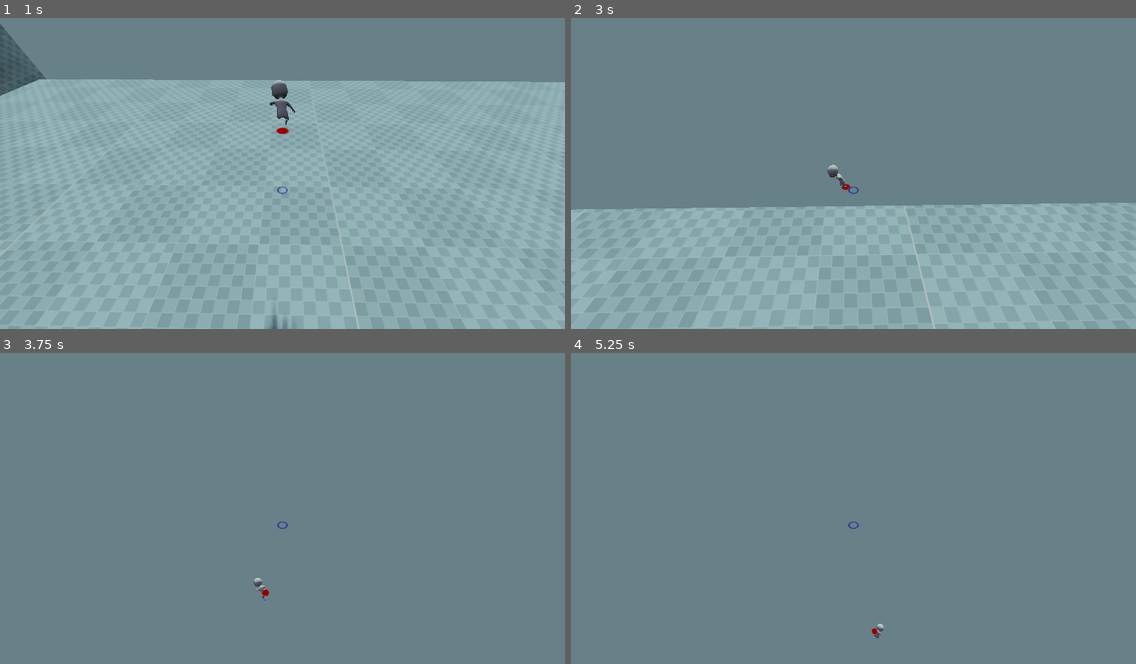
Above: before the commit, frames 1-4 (two rows, left to right).
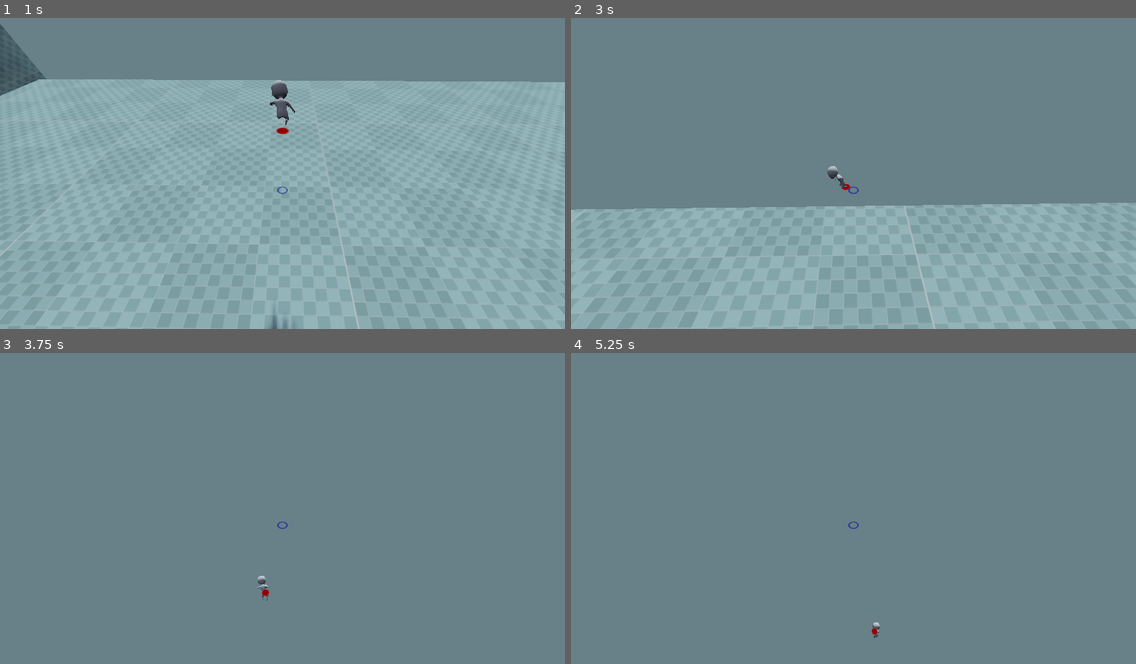
Above: after the commit, the same moments.

Repository: chafmere/Godot-3d-Controller
Game: Godot game, scene res://test scene.tscn
Two runs of this game, one before a commit and one after it. Both use one fixed random seed, a clock stepped at 60 frames per second and the inputs below.
Inputs (mouse positions are in pixels of both pictures, inside the frame that each line leads up to):
- Up to frame 1 (1 s): tap Enter (ui_accept) at 0.5, 0.77 s; move the mouse to (276, 176) at 0.52 s; hold Up (ui_up) from 0.53 s (still down); tap C (dodge) at 0.6 s
- Up to frame 2 (3 s): move the mouse to (893, 173) at 1.27 s; tap C (dodge) at 1.35, 2.3, 2.85 s; tap Enter (ui_accept) at 1.52 s; move the mouse to (808, 167) at 2.02 s; hold Shift (sprintKey) 2.03-2.78 s; move the mouse to (859, 170) at 2.77 s; release Up (ui_up) at 2.78 s; hold Left (ui_left) from 2.78 s (still down)
- Up to frame 3 (3.75 s): tap Enter (ui_accept) at 3.02 s; move the mouse to (259, 499) at 3.52 s; release Left (ui_left) at 3.53 s; hold Up (ui_up) from 3.53 s (still down); tap C (dodge) at 3.6 s
- Up to frame 4 (5.25 s): tap Enter (ui_accept) at 3.77, 4.52, 5 s; tap Escape (ui_cancel) at 4.15 s; move the mouse to (977, 489) at 4.27 s; release Up (ui_up) at 4.28 s; hold Right (ui_right) 4.28-5.03 s; tap Shift (sprintKey) at 4.35 s; tap C (dodge) at 4.55, 5.1 s; move the mouse to (740, 520) at 5.02 s; hold Up (ui_up) from 5.03 s (still down)

Frame 1 is identical in both runs. In frame 2, less than 0.1% of the frame differs, in the area x 45-49%, y 47-55%; in frame 3, less than 0.1%, in the area x 44-48%, y 71-80%; in frame 4, less than 0.1%.

Commit message:
JoyStick Camera
Completed JoyStick Camera Controls

Diff:
--- a/Character/Character.tscn
+++ b/Character/Character.tscn
@@ -773,75 +773,75 @@
 } ]
 }
 
-[sub_resource type="CapsuleShape" id=2]
+[sub_resource type="CapsuleShape" id=3]
 radius = 0.900972
 height = 2.66369
 
-[sub_resource type="AnimationNodeAnimation" id=3]
+[sub_resource type="AnimationNodeAnimation" id=4]
 animation = "Sprinting Forward Roll"
 
-[sub_resource type="AnimationNodeAnimation" id=4]
+[sub_resource type="AnimationNodeAnimation" id=5]
 animation = "Roll"
 
-[sub_resource type="AnimationNodeOneShot" id=5]
-
-[sub_resource type="AnimationNodeAnimation" id=6]
+[sub_resource type="AnimationNodeOneShot" id=6]
+
+[sub_resource type="AnimationNodeAnimation" id=7]
 animation = "sprint-loop"
 
-[sub_resource type="AnimationNodeAnimation" id=19]
+[sub_resource type="AnimationNodeAnimation" id=8]
 animation = "Idle1-loop"
 
-[sub_resource type="AnimationNodeBlend2" id=8]
-
-[sub_resource type="AnimationNodeAnimation" id=9]
+[sub_resource type="AnimationNodeBlend2" id=9]
+
+[sub_resource type="AnimationNodeAnimation" id=10]
 animation = "Running5-loop"
 
-[sub_resource type="AnimationNodeBlend2" id=10]
-
-[sub_resource type="AnimationNodeBlendTree" id=11]
+[sub_resource type="AnimationNodeBlend2" id=11]
+
+[sub_resource type="AnimationNodeBlendTree" id=12]
 graph_offset = Vector2( 0, -6 )
-nodes/Animation/node = SubResource( 4 )
+nodes/Animation/node = SubResource( 5 )
 nodes/Animation/position = Vector2( 480, 240 )
-nodes/Roll/node = SubResource( 5 )
+nodes/Roll/node = SubResource( 6 )
 nodes/Roll/position = Vector2( 680, 60 )
-nodes/Sprint/node = SubResource( 6 )
+nodes/Sprint/node = SubResource( 7 )
 nodes/Sprint/position = Vector2( 280, 240 )
-nodes/idle/node = SubResource( 19 )
+nodes/idle/node = SubResource( 8 )
 nodes/idle/position = Vector2( 100, 80 )
-nodes/idleBlend/node = SubResource( 8 )
+nodes/idleBlend/node = SubResource( 9 )
 nodes/idleBlend/position = Vector2( 280, 60 )
 nodes/output/position = Vector2( 860, 60 )
-nodes/run/node = SubResource( 9 )
+nodes/run/node = SubResource( 10 )
 nodes/run/position = Vector2( 80, 200 )
-nodes/sprintBlend/node = SubResource( 10 )
+nodes/sprintBlend/node = SubResource( 11 )
 nodes/sprintBlend/position = Vector2( 480, 60 )
 node_connections = [ "output", 0, "Roll", "Roll", 0, "sprintBlend", "Roll", 1, "Animation", "idleBlend", 0, "idle", "idleBlend", 1, "run", "sprintBlend", 0, "idleBlend", "sprintBlend", 1, "Sprint" ]
 
-[sub_resource type="AnimationNodeAnimation" id=12]
+[sub_resource type="AnimationNodeAnimation" id=13]
 animation = "Jump2-loop"
 
-[sub_resource type="AnimationNodeStateMachineTransition" id=13]
-
 [sub_resource type="AnimationNodeStateMachineTransition" id=14]
 
 [sub_resource type="AnimationNodeStateMachineTransition" id=15]
 
 [sub_resource type="AnimationNodeStateMachineTransition" id=16]
+
+[sub_resource type="AnimationNodeStateMachineTransition" id=17]
 switch_mode = 2
 auto_advance = true
 
-[sub_resource type="AnimationNodeStateMachine" id=17]
-states/dodge/node = SubResource( 3 )
+[sub_resource type="AnimationNodeStateMachine" id=18]
+states/dodge/node = SubResource( 4 )
 states/dodge/position = Vector2( 760, 124 )
-states/idlerun/node = SubResource( 11 )
+states/idlerun/node = SubResource( 12 )
 states/idlerun/position = Vector2( 522, 124 )
-states/jump/node = SubResource( 12 )
+states/jump/node = SubResource( 13 )
 states/jump/position = Vector2( 522, 291 )
-transitions = [ "idlerun", "jump", SubResource( 13 ), "jump", "idlerun", SubResource( 14 ), "idlerun", "dodge", SubResource( 15 ), "dodge", "idlerun", SubResource( 16 ) ]
+transitions = [ "idlerun", "jump", SubResource( 14 ), "jump", "idlerun", SubResource( 15 ), "idlerun", "dodge", SubResource( 16 ), "dodge", "idlerun", SubResource( 17 ) ]
 start_node = "idlerun"
 graph_offset = Vector2( 152, 47 )
 
-[sub_resource type="AnimationNodeStateMachinePlayback" id=18]
+[sub_resource type="AnimationNodeStateMachinePlayback" id=19]
 
 [node name="character" type="KinematicBody"]
 script = ExtResource( 5 )
--- a/Character/trackerSpacial.gd
+++ b/Character/trackerSpacial.gd
@@ -18,6 +18,13 @@
 var mouseSensitivity = cameraMouseSensitivity * 40
 var cameraControl
 
+##JoyStick Control
+var joyAxis: Vector3
+var joyPressure: Vector3
+var joyAxisVelocity: Vector3
+var joySensitivity = .03
+var tryJoyStick: bool
+
 
 func _ready():
 	set_as_toplevel(true)
@@ -33,6 +40,17 @@
 	cameraTween.interpolate_property(tracker,"translation", cameraPos, targetPosition, cameraSpeed,Tween.TRANS_LINEAR,Tween.EASE_IN_OUT)
 	cameraTween.start()
 
+	if cameraControl:
+		joyAxis.y = Input.get_action_strength("rightStickUp")-Input.get_action_strength("rightStickDown")
+		joyAxis.x = Input.get_action_strength("rightStickRight")-Input.get_action_strength("rightStickLeft")
+		joyAxis = joyAxis.normalized()
+
+		if joyAxis != Vector3.ZERO:
+			tryJoyStick = true
+
+		if tryJoyStick:
+			setJoyStickVelocity(delta)
+
 
 func _on_character_currentState(state):
 	match state:
@@ -46,7 +64,7 @@
 			targetPosition = chaserPosition
 		3:
 			targetPosition = chaserPosition
-	print(state)
+
 
 func _input(event):
 	if Input.is_action_just_pressed("ui_cancel"):
@@ -54,17 +72,43 @@
 
 	if cameraControl:
 		if event is InputEventMouseMotion:
-			cameraLook(event)
+			mouseCameraLook(event)
+			tryJoyStick = false
 
-func cameraLook(event):
+func mouseCameraLook(event):
 	rotX += event.relative.x * cameraMouseSensitivity
 	rotY += event.relative.y * cameraMouseSensitivity
+	#print(rotY)
 	# reset rotation every frame
 	transform.basis = Basis()
 	rotate_object_local(Vector3(0,1,0),-rotX) # first rotate in Y
 	rotate_object_local(Vector3(1,0,0),rotY) # then rotate in X
 	rotY = clamp(rotY, -.8,.65)
 
+func setJoyStickVelocity(delta):
+	#joyAxisVelocity = lerp(joyAxisVelocity, joyAxis*PI, 1*delta )
+	if Input.is_action_pressed("rightStickUp"):
+		joyPressure.y += joySensitivity
+	elif Input.is_action_pressed("rightStickDown"):
+		joyPressure.y -= joySensitivity
+	if Input.is_action_pressed("rightStickRight"):
+		joyPressure.x -= joySensitivity
+	elif Input.is_action_pressed("rightStickLeft"):
+		joyPressure.x += joySensitivity
+	joyPressure.y = clamp(joyPressure.y,-.6,.8)
+
+	if joyAxis != Vector3.ZERO:
+		joyAxisVelocity  = lerp(joyAxisVelocity, joyPressure, 7*delta )
+	else:
+		joyAxisVelocity  = lerp(joyAxisVelocity, joyPressure, 3*delta )
+
+	joyCameraLook(joyAxisVelocity)
+
+
+func joyCameraLook(Axis: Vector3):
+	transform.basis = Basis()
+	rotate_object_local(Vector3(0,1,0),-Axis.x) # first rotate in Y
+	rotate_object_local(Vector3(1,0,0),Axis.y)# then rotate in X
 
 func _on_character_freeCamOn(FreeCam):
 	cameraControl = FreeCam
--- a/character/character.gd
+++ b/character/character.gd
@@ -12,8 +12,7 @@
 export var dodgeSpeed = 50
 var direction = Vector3.ZERO
 var dodgeDirection = Vector3()
-#var verticalInput: float
-#var horizontalInput: float
+var angleDifference: float
 var velocity = Vector3.ZERO
 export var acceleration = 100
 export var sprintAccelerationg = 50
@@ -38,7 +37,7 @@
 onready var character = $characterNodes
 onready var target = $characterNodes/chaser
 var targetVector = Vector3()
-var turnSpead = 20
+var turnSpead = 100
 var blendamount
 
 #signal stuff
@@ -85,14 +84,13 @@
 
 	animations(delta)
 
-	#camera = get_node("tracker/Camera").get_global_transform()
 	velocity = move_and_slide(velocity, UP)
 
 func animations(delta):
 
 	match state:
 		MOVE:
-			rotatePlayer(delta)
+			rotatePlayer()
 			animStates.travel("idlerun")
 			setBlendProperty()
 			animTree.set("parameters/idlerun/idleBlend/blend_amount", blendamount)
@@ -100,25 +98,22 @@
 		JUMP:
 			animStates.travel("jump")
 		SPRINT:
-			rotatePlayer(delta)
+			rotatePlayer()
 			animStates.travel("idlerun")
 			setBlendProperty()
 			animTree.set("parameters/idlerun/sprintBlend/blend_amount", blendamount)
 		DODGE:
 			animStates.travel("dodge")
 
-func rotatePlayer(delta):
+func rotatePlayer():
 
 	var angle = atan2(uniDir.x, uniDir.z)
-	var char_rot = character.get_rotation()
+	var charRot = character.get_rotation()
+	angleDifference = angle - charRot.y
 
 	if uniDir != Vector3.ZERO:
-		char_rot.y = lerp(char_rot.y, angle, turnSpead*delta)
-		#char_rot.y = angle
-		character.set_rotation(char_rot)
-		#print(char_rot)
-		#print(move_toward(char_rot.y,angle,turnSpead*delta))
-		##TODO Fix the turning direction
+		character.rotate_y(angleDifference)
+		#print(lerp_angle(angleDifference,0.00,turnSpead*delta))
 
 func setBlendProperty():
 	if state == MOVE:
@@ -132,8 +127,8 @@
 ##TODO Seperate these cunts so that sprint has a proper blend curve
 
 func inputController():
-	direction.z = Input.get_action_strength("ui_down")-Input.get_action_strength("ui_up")
-	direction.x = Input.get_action_strength("ui_right")-Input.get_action_strength("ui_left")
+	direction.x = Input.get_action_strength("ui_down")-Input.get_action_strength("ui_up")
+	direction.z = Input.get_action_strength("ui_right")-Input.get_action_strength("ui_left")
 	direction = direction.normalized()
 
 	if Input.is_action_pressed("ui_up"):
@@ -150,8 +145,8 @@
 		dodgeDirection -= tracker.transform.basis.x
 
 	dodgeDirection = dodgeDirection.normalized()
-	uniDir = uniDir.normalized()*(abs(direction.z)+abs(direction.x))
-	#print(uniDir)
+	uniDir = uniDir.normalized()*(clamp((abs(direction.z)+abs(direction.x)),0,1))
+
 	emit_signal("currentDirection", uniDir) #feeds signal to the camera target so it can know where to look to
 
 	if (Input.is_action_just_pressed("ui_accept") && floorGang.is_colliding()) && JumpOn:
--- a/project.godot
+++ b/project.godot
@@ -26,6 +26,17 @@
 
 [input]
 
+ui_select={
+"deadzone": 0.5,
+"events": [ Object(InputEventKey,"resource_local_to_scene":false,"resource_name":"","device":0,"alt":false,"shift":false,"control":false,"meta":false,"command":false,"pressed":false,"scancode":32,"unicode":0,"echo":false,"script":null)
+, Object(InputEventJoypadButton,"resource_local_to_scene":false,"resource_name":"","device":0,"button_index":0,"pressure":0.0,"pressed":false,"script":null)
+ ]
+}
+ui_cancel={
+"deadzone": 0.5,
+"events": [ Object(InputEventKey,"resource_local_to_scene":false,"resource_name":"","device":0,"alt":false,"shift":false,"control":false,"meta":false,"command":false,"pressed":false,"scancode":16777217,"unicode":0,"echo":false,"script":null)
+ ]
+}
 ui_left={
 "deadzone": 0.5,
 "events": [ Object(InputEventKey,"resource_local_to_scene":false,"resource_name":"","device":0,"alt":false,"shift":false,"control":false,"meta":false,"command":false,"pressed":false,"scancode":16777231,"unicode":0,"echo":false,"script":null)
@@ -61,21 +72,25 @@
 sprintKey={
 "deadzone": 0.5,
 "events": [ Object(InputEventKey,"resource_local_to_scene":false,"resource_name":"","device":0,"alt":false,"shift":false,"control":false,"meta":false,"command":false,"pressed":false,"scancode":16777237,"unicode":0,"echo":false,"script":null)
+, Object(InputEventJoypadButton,"resource_local_to_scene":false,"resource_name":"","device":0,"button_index":2,"pressure":0.0,"pressed":false,"script":null)
  ]
 }
 mouseScrollUp={
 "deadzone": 0.5,
 "events": [ Object(InputEventMouseButton,"resource_local_to_scene":false,"resource_name":"","device":0,"alt":false,"shi …(212 unchanged characters)…
+, Object(InputEventJoypadButton,"resource_local_to_scene":false,"resource_name":"","device":0,"button_index":12,"pressure":0.0,"pressed":false,"script":null)
  ]
 }
 mouseScrollDown={
 "deadzone": 0.5,
 "events": [ Object(InputEventMouseButton,"resource_local_to_scene":false,"resource_name":"","device":0,"alt":false,"shi …(212 unchanged characters)…
+, Object(InputEventJoypadButton,"resource_local_to_scene":false,"resource_name":"","device":0,"button_index":13,"pressure":0.0,"pressed":false,"script":null)
  ]
 }
 dodge={
 "deadzone": 0.5,
 "events": [ Object(InputEventKey,"resource_local_to_scene":false,"resource_name":"","device":0,"alt":false,"shift":false,"control":false,"meta":false,"command":false,"pressed":false,"scancode":67,"unicode":0,"echo":false,"script":null)
+, Object(InputEventJoypadButton,"resource_local_to_scene":false,"resource_name":"","device":0,"button_index":1,"pressure":0.0,"pressed":false,"script":null)
  ]
 }
 rightStickUp={
@@ -98,6 +113,14 @@
 "events": [ Object(InputEventJoypadMotion,"resource_local_to_scene":false,"resource_name":"","device":0,"axis":2,"axis_value":1.0,"script":null)
  ]
 }
+rightJoyAxis={
+"deadzone": 0.5,
+"events": [ Object(InputEventJoypadMotion,"resource_local_to_scene":false,"resource_name":"","device":0,"axis":2,"axis_value":-1.0,"script":null)
+, Object(InputEventJoypadMotion,"resource_local_to_scene":false,"resource_name":"","device":0,"axis":2,"axis_value":1.0,"script":null)
+, Object(InputEventJoypadMotion,"resource_local_to_scene":false,"resource_name":"","device":0,"axis":3,"axis_value":-1.0,"script":null)
+, Object(InputEventJoypadMotion,"resource_local_to_scene":false,"resource_name":"","device":0,"axis":3,"axis_value":1.0,"script":null)
+ ]
+}
 
 [rendering]
 
Not shown: 4 places in Character/Character.tscn that only renumber resources
Not shown, added: export_presets.cfg
Not shown, added: test.pck
Not shown, added: test.x86_64
